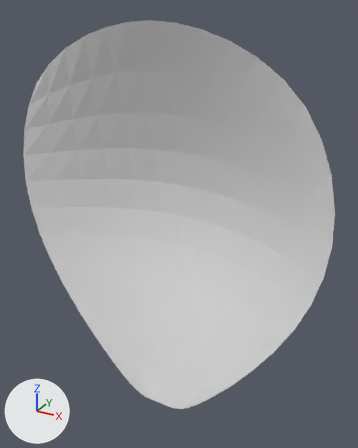
The Blender file 模型/未命名.blend, before and after one commit.
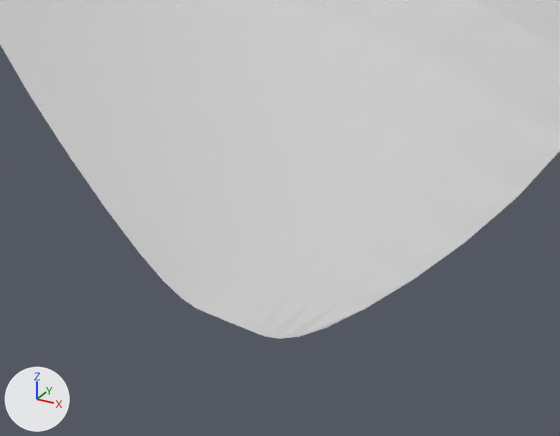
Each version appears first whole from a 50 mm lens placed at (1.054, -1.142, 2.343), pointed at (0.551, -0.226, 1.885), and next in a close-up on the part from 19% to 81% of the width and 61% to 100% of the height. Every picture has the same lights, and +X, +Y and +Z are marked at lower left. The first two pictures are the older version.

In view in the first close-up: '平面'.
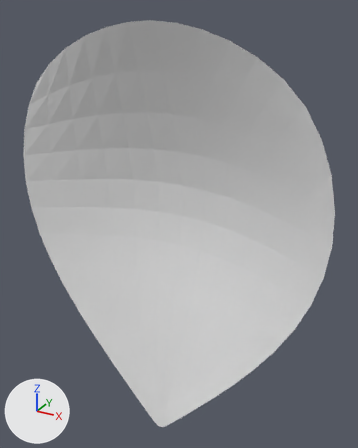
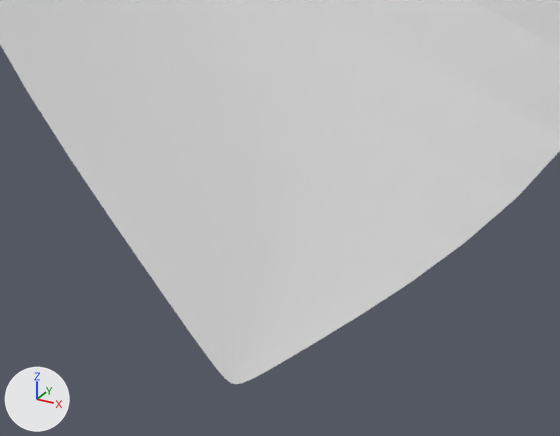
Changed parts and their boxes (x1, y1, x2, y2) in the close-ups (560 x 436 px; the box of a moved part takes in the faces that stretch with it):
'平面', reshaped
    before: (0, 0, 560, 339)
    after: (0, 0, 560, 384)
part 1 of me_平面, moved or reshaped
    before: (49, 125, 464, 339)
    after: (49, 125, 464, 384)

Diff of the bpy script that builds the scene:
```diff
--- a/模型/未命名.blend.py
+++ b/模型/未命名.blend.py
@@ me_平面 @@
 # used by ob_平面; location = (0.499, 0.0, 1.424); rotation_euler = (1.571, 0.0, 0.0), in degrees (90, 0, 0)
-me_平面.from_pydata(...)  # 16 vertices, 9 faces; spans x -0.352..0.44, y 0.0..0.9, z 0.153..0.316
-me_平面.vertices[10].co = (0.017, 0.0, 0.316)
-me_平面.vertices[11].co = (0.071, 0.0, 0.316)
+me_平面.from_pydata(...)  # 16 vertices, 9 faces; spans x -0.352..0.44, y -0.085..0.9, z 0.153..0.316
+# me_平面 part 1
+me_平面.vertices[10].co = (0.037, -0.085, 0.316)
+me_平面.vertices[11].co = (0.052, -0.085, 0.316)
```
